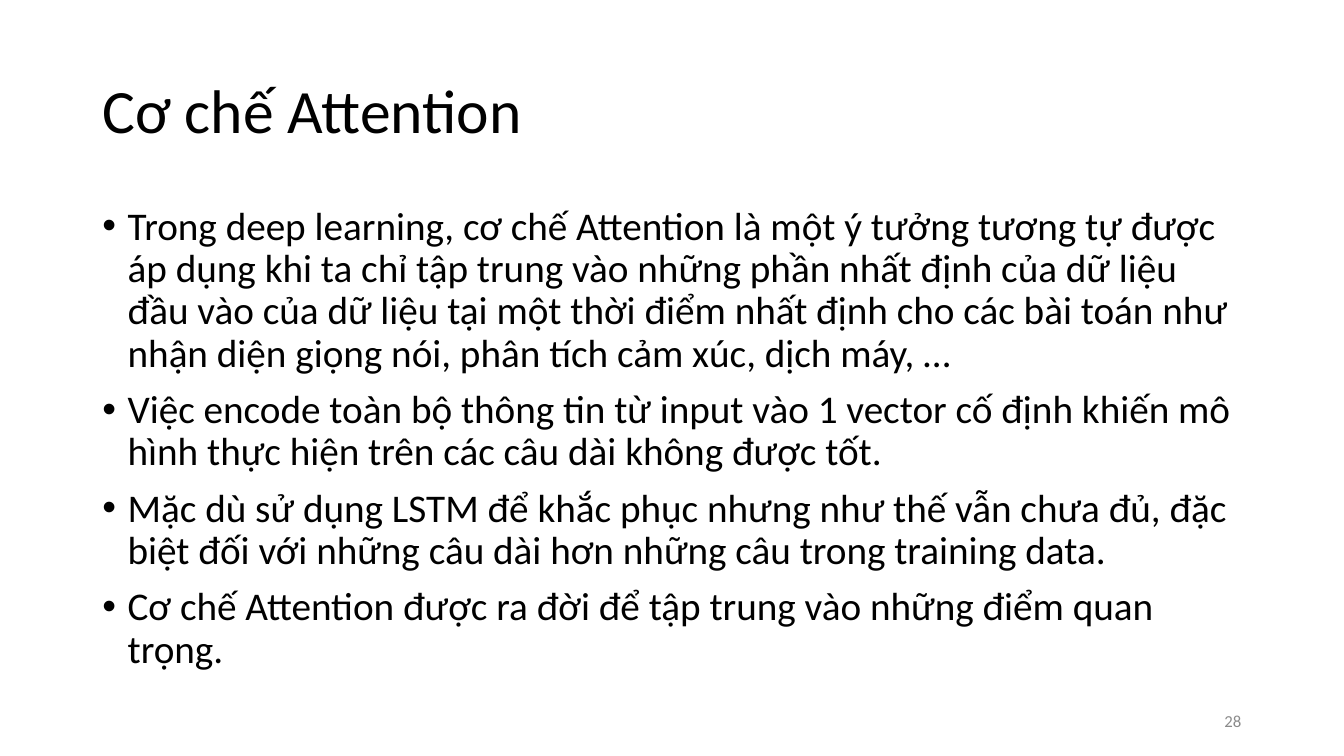
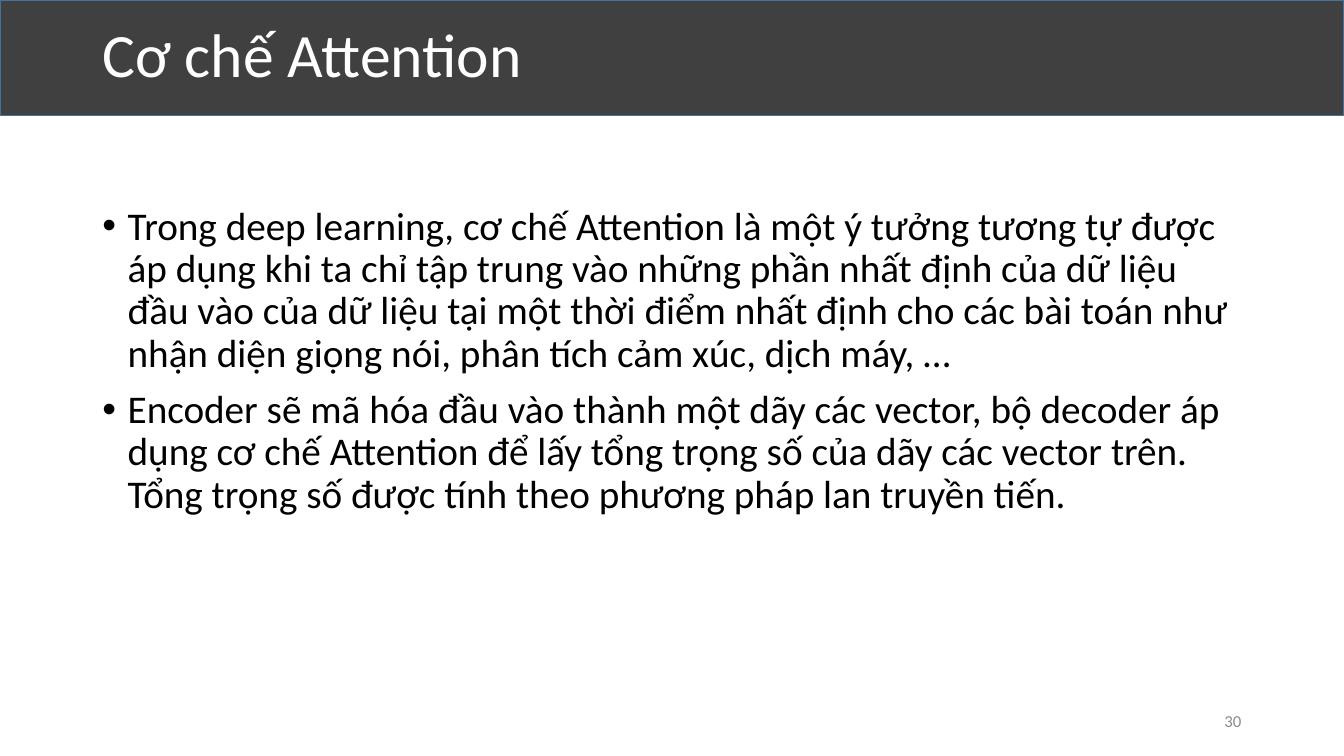
Before and after one commit to VolknerThanh/kltn_SentimentAnalysis, a slide deck: slide 30 of kltn-thuyết-trình.pptx (slide 28 before the commit). Drawn at 1344x756 pixels with LibreOffice and Linux fonts; fonts in the diff are those of the drawing. Boxes give left, top, right and bottom in pixels: in the first picture for what was removed or moved away, otherwise in the second. Text is boxed around its words. In the diff, an @@ line names an element or a change of style, - is before the commit and + after.

Commit message:
new update

```diff
--- a/kltn-thuyết-trình.pptx
+++ b/kltn-thuyết-trình.pptx
@@ rectangle added at <box>0,0,1344,116</box>, fill #404040, outline #43739E 1 pt @@
@@ text "Cơ chế Attention": place and size @@
-text "Cơ chế Attention" at <box>102,86,522,134</box>
+text "Cơ chế Attention" at <box>102,31,522,78</box>
@@ text "Cơ chế Attention" at <box>102,31,522,78</box>: text colour #000000 to #FFFFFF @@
@@ text at <box>128,393,1219,515</box>: text changed @@
-• Việc encode toàn bộ thông tin từ input vào 1 vector cố định khiến mô hình thực hiện trên các câu dài không được tốt.
-• Mặc dù sử dụng LSTM để khắc phục nhưng như thế vẫn chưa đủ, đặc biệt đối với những câu dài hơn những câu trong training data.
-• Cơ chế Attention được ra đời để tập trung vào những điểm quan trọng.
+• Encoder sẽ mã hóa đầu vào thành một dãy các vector, bộ decoder áp dụng cơ chế Attention để lấy tổng trọng số của dãy các vector trên. Tổng trọng số được tính theo phương pháp lan truyền tiến.
@@ page number at <box>1224,716,1241,727</box>: text changed @@
-28
+30
```
Also in this commit, not shown: 20 other slides changed, 10 slides added, 11 slides removed.
